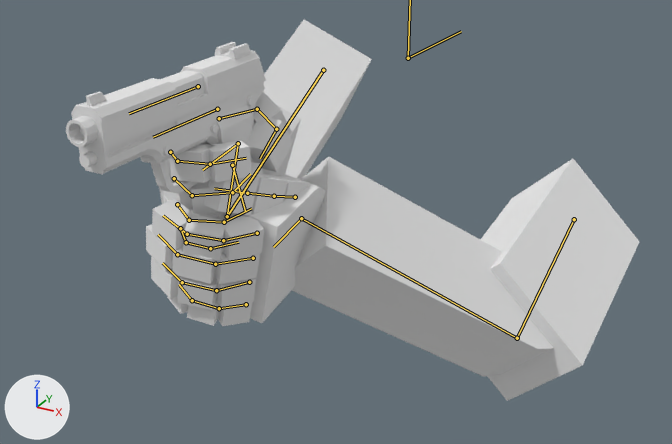
A saved change to the Blender file Assets/Blender FPS Rigging & Animation/Course_Files_Blender_FPS_Rigging_&_Animation_Tutorial/Section_03 (Part 7-14)/Lecture_3.1 (Part 7)/Arms_Model.blend.
Rendered twice from a camera (50 mm lens) standing at (0.48, -1.06, 0.28) and looking at (-0.01, -0.17, -0.16). The axes (+X, +Y, +Z) are drawn at lower left. The lights are the same throughout. The bones that bend it are drawn over the model as lines.

In view in the first picture: 'arms', 'gun'.
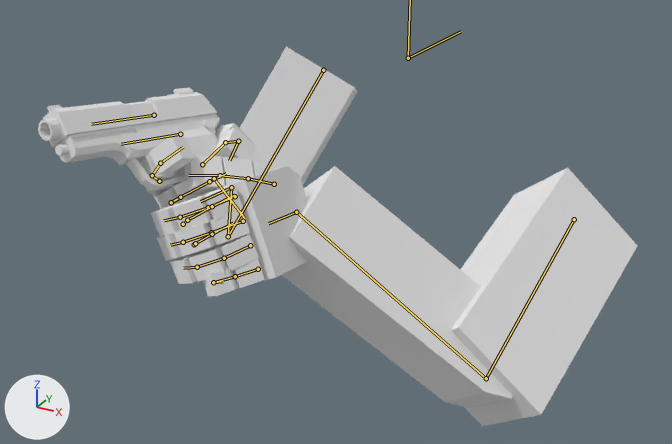
The newer file adds an action. The first version stands in its rest pose; the second is drawn at frame 6 of the action 'GUN_reload'.

Changed parts and their boxes (x1, y1, x2, y2) in the pictures (672 x 444 px):
'arms', posed: before (146, 20, 639, 401); after (140, 47, 637, 426)
'gun', posed: before (66, 42, 270, 194); after (38, 87, 220, 190)
bone 'gun_root', root to tip: before (217, 109) to (153, 137); after (180, 134) to (121, 144)

The edits, one by one:
Bone 'Index_Ctrl_R' (bone_index_ctrl_r) turns from (-47, 6, 9) to (-34, 6, 9) degrees about its own x, y and z.
Bone 'gun_root' (bone_gun_root) moves from (0.0, 0.0, 0.0) to (0.1561, -0.1406, -0.089).
Bone 'gun_root' (bone_gun_root) turns from (0, 0, 0) to (11, 37, 1) degrees about its own x, y and z.
